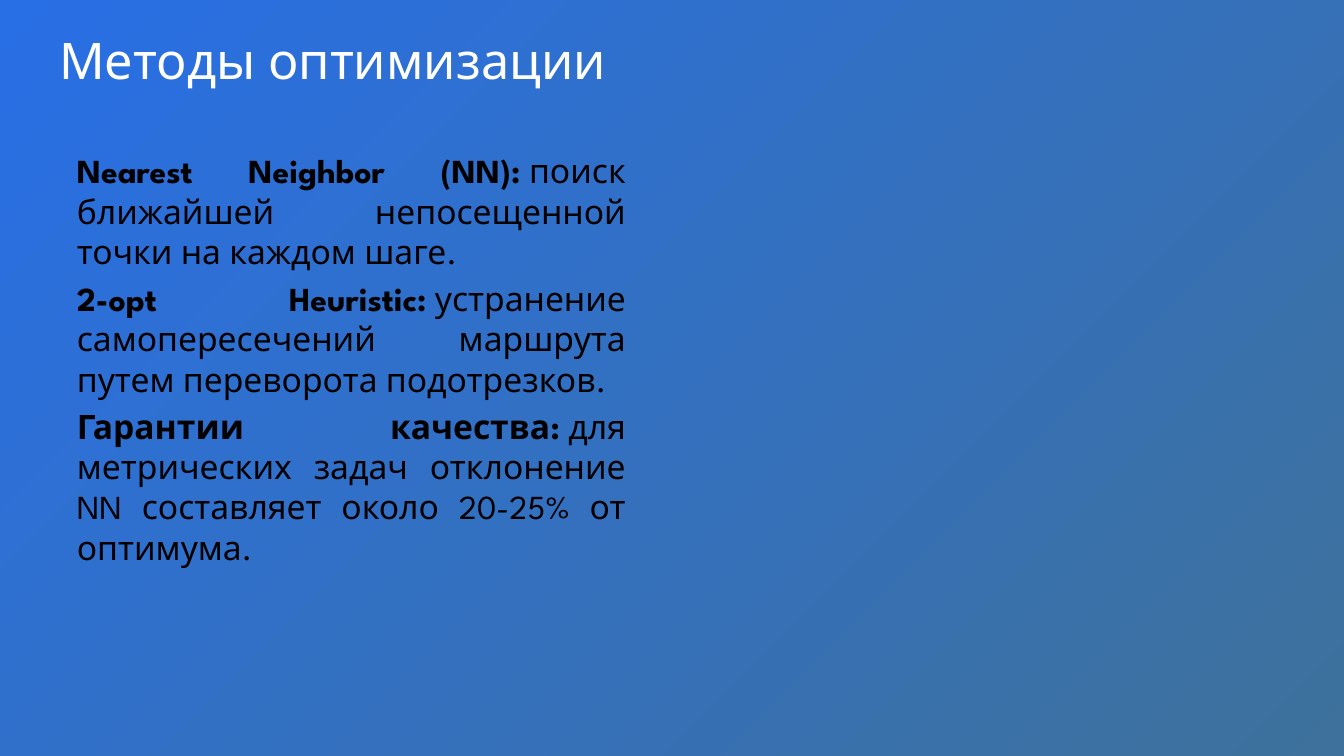
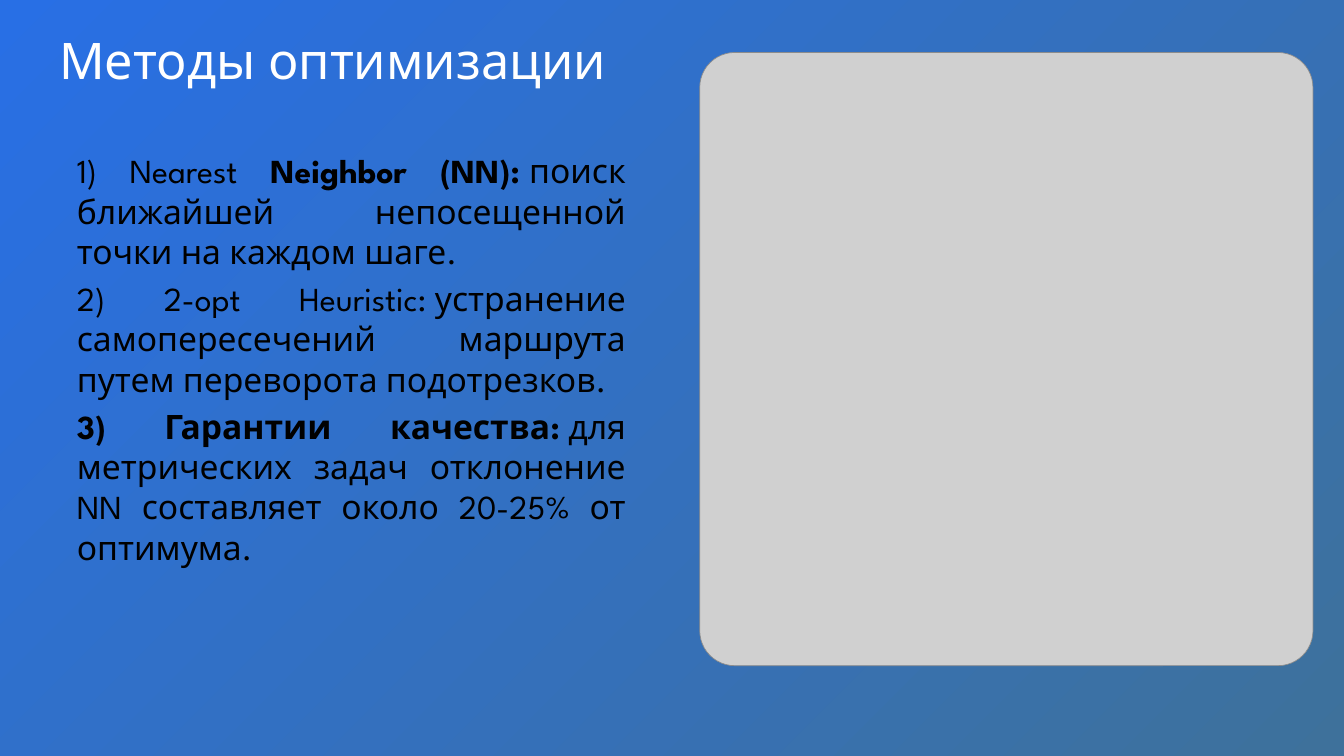
Before and after one commit to darinbtw/Machine_learning_to_optimize_processes_in_logistics, a slide deck: slide 3 of Презентация ДП Подъячев.pptx. Drawn at 1344x756 pixels with LibreOffice and Linux fonts; fonts in the diff are those of the drawing; grey boxes stand for pictures; background and template pictures are left out. Boxes give left, top, right and bottom in pixels: in the first picture for what was removed or moved away, otherwise in the second. Text is boxed around its words. In the diff, an @@ line names an element or a change of style, - is before the commit and + after.

```diff
--- a/Презентация ДП Подъячев.pptx
+++ b/Презентация ДП Подъячев.pptx
@@ picture added at [700,52,1312,665] @@
@@ text at [77,159,626,568]: text changed @@
-Nearest Neighbor (NN): поиск ближайшей непосещенной точки на каждом шаге.
-2-opt Heuristic: устранение самопересечений маршрута путем переворота подотрезков.
-Гарантии качества: для метрических задач отклонение NN составляет около 20-25% от оптимума.
+1) Nearest Neighbor (NN): поиск ближайшей непосещенной точки на каждом шаге.
+2) 2-opt Heuristic: устранение самопересечений маршрута путем переворота подотрезков.
+3) Гарантии качества: для метрических задач отклонение NN составляет около 20-25% от оптимума.
```
Also in this commit, not shown: 3 other slides changed, 1 slide added, 1 slide removed, 1 other file.
